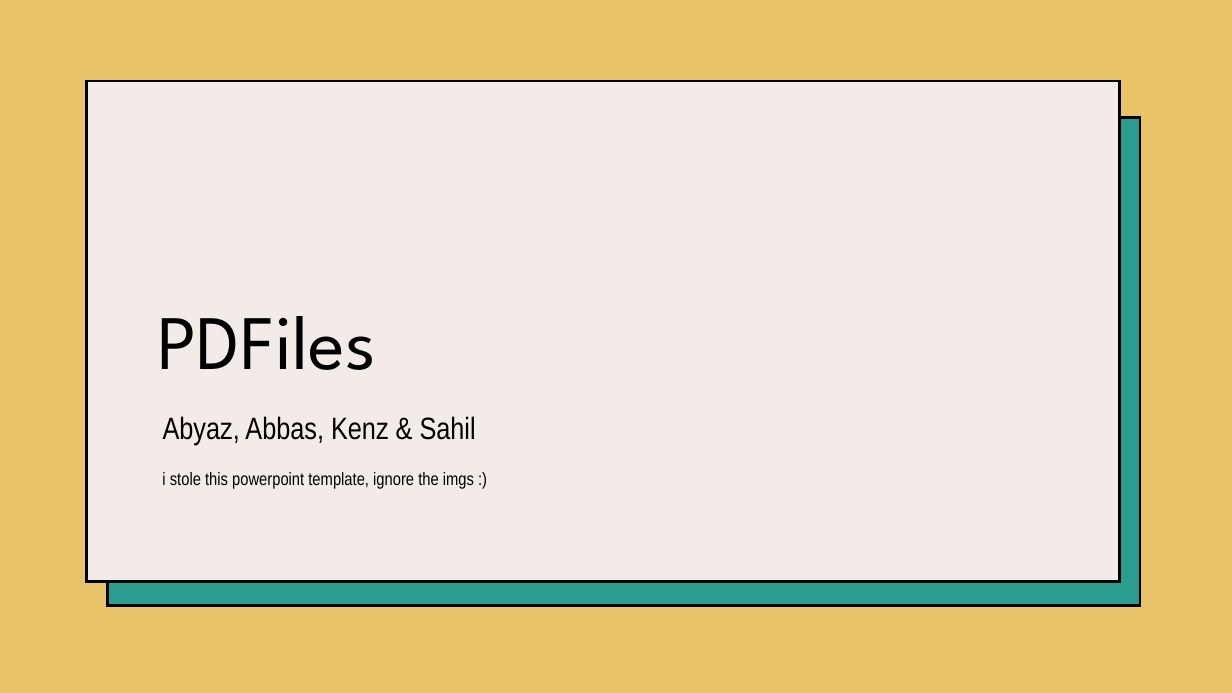
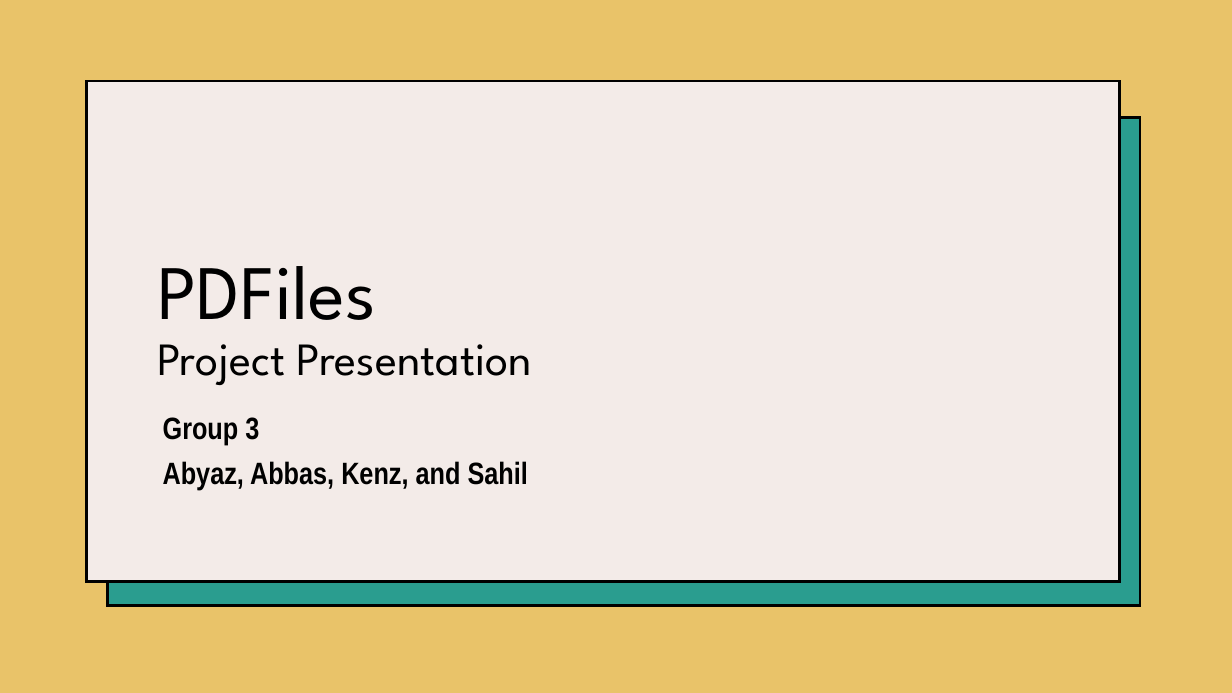
Before and after one commit to starstalker9160/School-Project, a slide deck: slide 1 of Presentation.pptx. Drawn at 1232x693 pixels with LibreOffice and Linux fonts; fonts in the diff are those of the drawing. Boxes give left, top, right and bottom in pixels: in the first picture for what was removed or moved away, otherwise in the second. Text is boxed around its words. In the diff, an @@ line names an element or a change of style, - is before the commit and + after.

```diff
--- a/Presentation.pptx
+++ b/Presentation.pptx
@@ title at bbox=[157, 266, 532, 385]: text changed; size 60 to 36 pt @@
-PDFiles
+PDFiles
+Project Presentation
@@ subtitle at bbox=[163, 417, 528, 490]: text changed; bold on @@
-Abyaz, Abbas, Kenz & Sahil
+Group 3
+Abyaz, Abbas, Kenz, and Sahil
@@ text removed at bbox=[162, 472, 474, 489] @@
-i stole this powerpoint template, ignore the imgs :)
```
Also in this commit, not shown: 4 other slides changed, 2 slides added, 2 slides removed, 2 other files.
